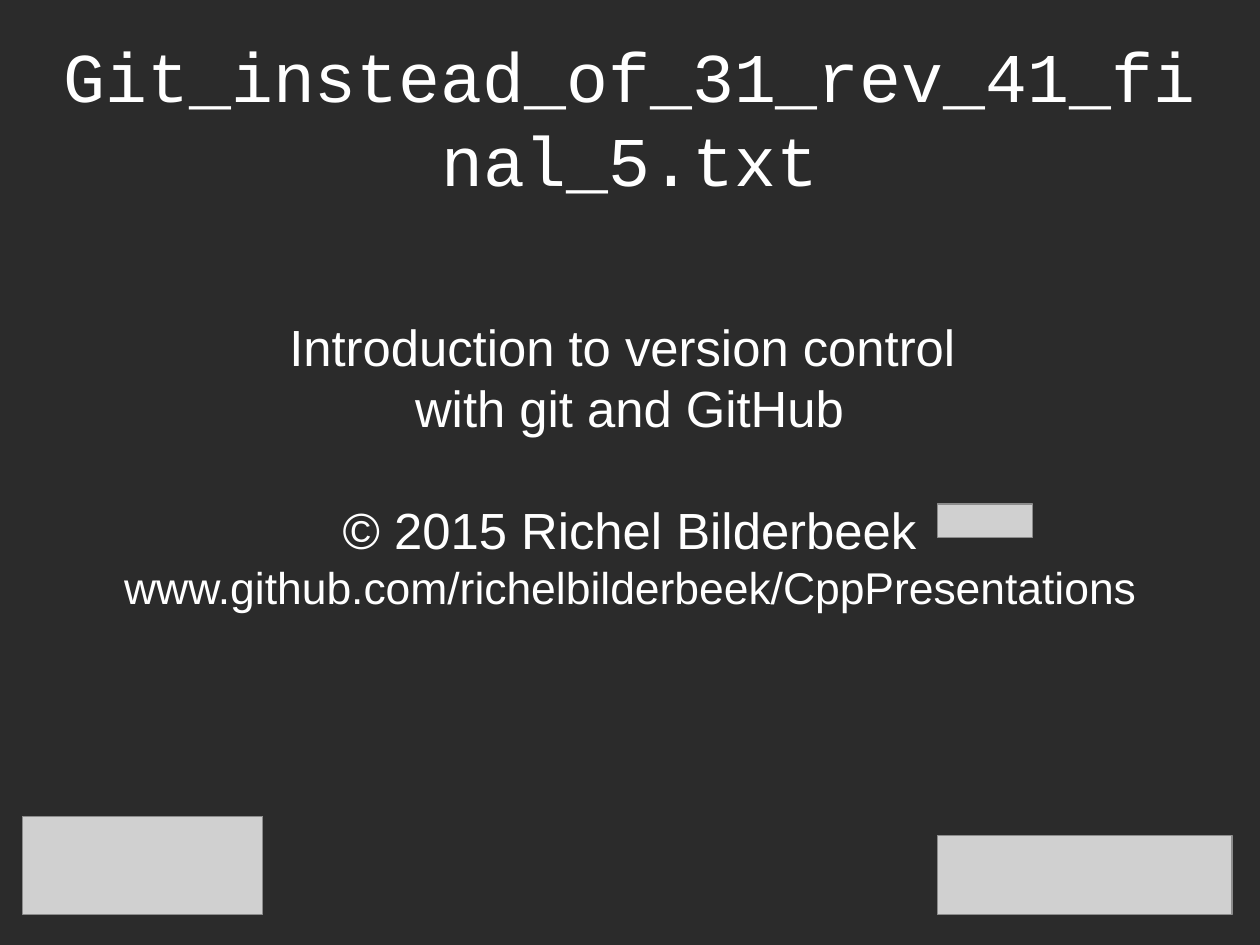
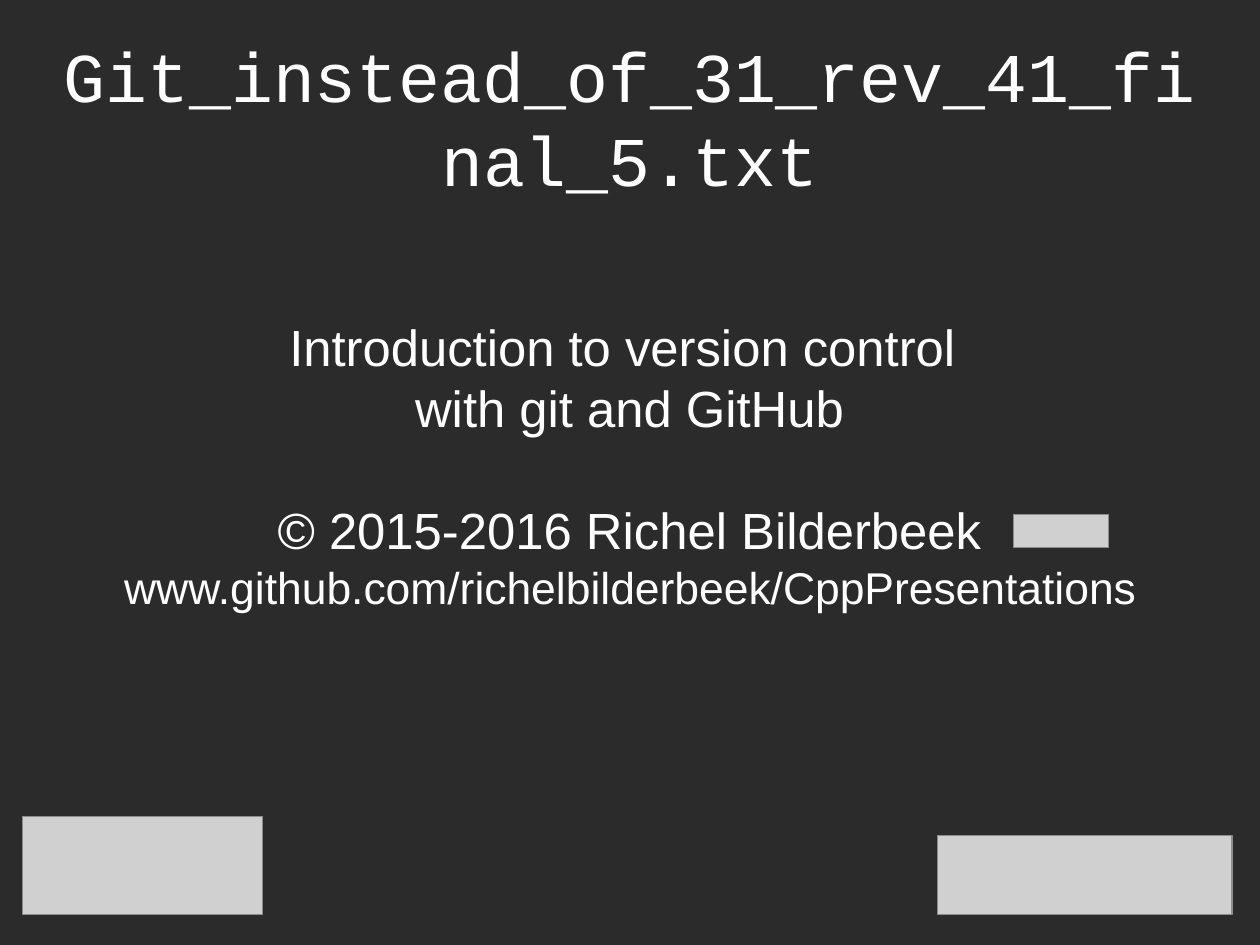
Before and after one commit to richelbilderbeek/CppPresentations, a slide deck: slide 1 of Git/Git.odp. Drawn at 1260x945 pixels with LibreOffice and Linux fonts; fonts in the diff are those of the drawing; grey boxes stand for pictures; background and template pictures are left out; a plain dark background stands for a picture behind light text. Boxes give left, top, right and bottom in pixels: in the first picture for what was removed or moved away, otherwise in the second. Text is boxed around its words. In the diff, an @@ line names an element or a change of style, - is before the commit and + after.

Commit message:
Improved

```diff
--- a/Git/Git.odp
+++ b/Git/Git.odp
@@ subtitle at bbox=[329, 512, 981, 550]: text changed @@
-© 2015 Richel Bilderbeek
+© 2015-2016 Richel Bilderbeek
@@ picture: place and size @@
-picture at bbox=[938, 504, 1032, 537]
+picture at bbox=[1014, 515, 1109, 548]
```
